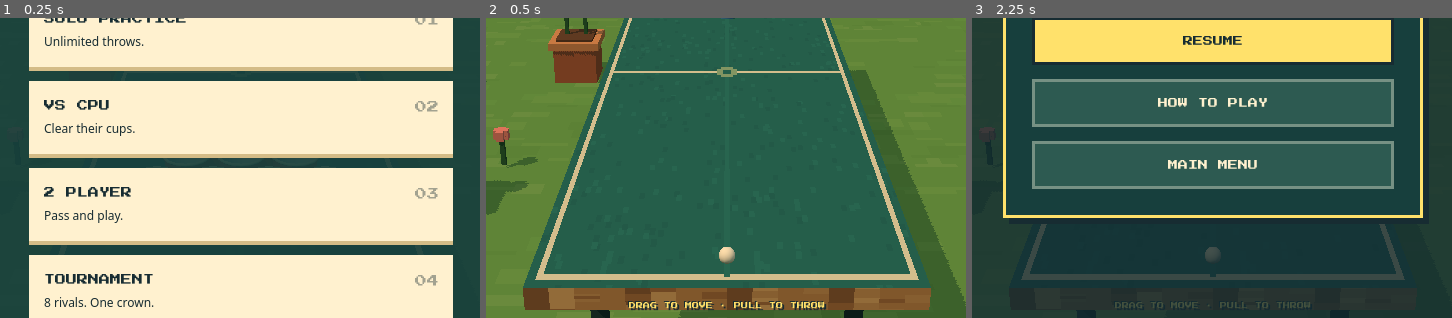
Above: before the commit, frames 1-3 (left to right).
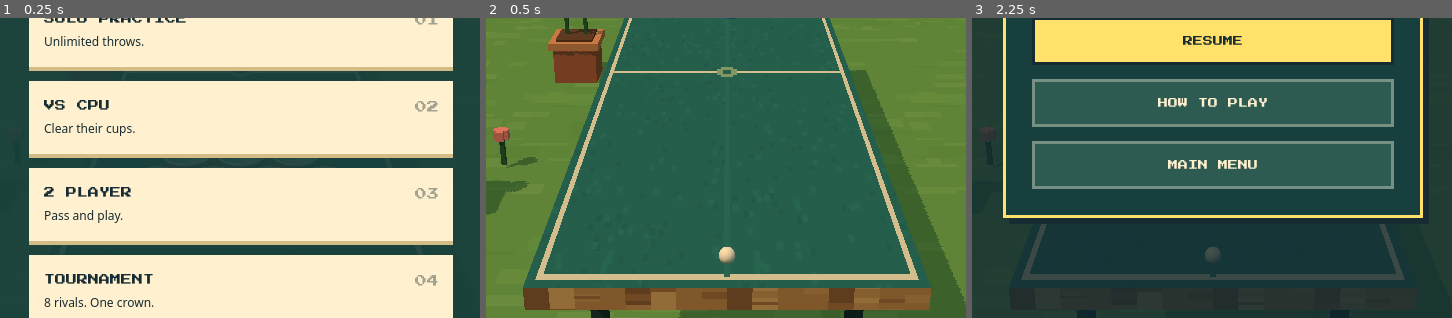
Above: after the commit, the same moments.

Repository: Ashe-Oro/backyard-games
Game: browser game, page beer-pong/index.html
Same seed, same stepped clock (60 frames per second), same inputs: the game is played once before the commit and once after it.
Inputs (mouse positions are % of the whole screen's width and height, from its top left):
- Up to frame 1 (0.25 s): no input
- Up to frame 2 (0.5 s): click "SOLO PRACTICE Unlimited throw…" at 0.27 s
- Up to frame 3 (2.25 s): move the mouse to (50, 60) at 1.07 s; tap Space at 1.1, 1.6, 2.1 s; move the mouse to (30, 40) at 1.67 s; click "Ⅱ PAUSE" at 2.02 s
The pictures show only the part of the screen within x 25-75%, y 41-91%; the shares and areas given below are measured in that part.

Frame 1 is identical in both runs. In frame 2, 0.8% of the frame differs, in the area x 29-71%, y 94-98%; in frame 3, 0.2%.

Commit message:
Remove gameplay drag and throw text hints

Diff:
--- a/beer-pong/game.js
+++ b/beer-pong/game.js
@@ -133,7 +133,7 @@
  $('pause-menu').textContent=state.tournament?'CIRCUIT':'MAIN MENU';$('result-menu').textContent=state.tournament?'CIRCUIT':'MAIN MENU';
  for(const [team,id]of [[0,'red'],[1,'blue']]){$(`${id}-count`).textContent=remaining(team);$(`${id}-pips`).innerHTML=Array.from({length:10},(_,i)=>`<i class="${i>=remaining(team)?'out':''}"></i>`).join('');}
  $('scoreboard').hidden=state.mode==='practice';$('practice-stats').hidden=state.mode!=='practice';$('practice-hits').textContent=`${state.hits[0]} / ${state.shots[0]}`;
- $('control-hint').hidden=state.phase!=='aim';$('shot-count').textContent=`${state.mode==='practice'?'':LABELS[state.turn]+' · '}THROW ${state.shots[state.turn]+(['aim','cpu','handoff'].includes(state.phase)?1:0)}`;
+ $('shot-count').textContent=`${state.mode==='practice'?'':LABELS[state.turn]+' · '}THROW ${state.shots[state.turn]+(['aim','cpu','handoff'].includes(state.phase)?1:0)}`;
  const canOffer=layoutsFor(remaining(1-state.turn)).length>0;
  $('rerack-button').hidden=state.reracksUsed[state.turn]||!['aim','flight','wait'].includes(state.phase)||state.mode==='cpu'&&state.turn===1;
  $('rerack-button').disabled=!humanReady()||!canOffer||!!drag;$('rerack-button').title=canOffer?'Choose a formation for the cups you’re shooting at':'Available with 6, 4, 3 or 2 target cups left';
@@ -285,9 +285,9 @@
  setPower(pull.power);showAim(origin,{x:origin.x+Math.sin(yaw)*length,y:origin.y-Math.cos(yaw)*length},true);
  const rect=wrap.getBoundingClientRect();$('pull-grip').setAttribute('cx',point.x-rect.left);$('pull-grip').setAttribute('cy',point.y-rect.top);
  for(const [key,value]of Object.entries({x1:origin.x-rect.left,y1:origin.y-rect.top,x2:point.x-rect.left,y2:point.y-rect.top}))$('pull-tether').setAttribute(key,value);
- $('control-hint').textContent=pull.power>0?'RELEASE · RETURN TO CANCEL':'RETURN TO BALL TO CANCEL';return pull;
-}
-function cancelPull(){drag=null;wrap.classList.remove('drag');$('swipe-feedback').classList.remove('show','pulling');$('control-hint').textContent='DRAG TO MOVE · PULL TO THROW';if(humanReady())setPower(0);}
+ return pull;
+}
+function cancelPull(){drag=null;wrap.classList.remove('drag');$('swipe-feedback').classList.remove('show','pulling');if(humanReady())setPower(0);}
 function ballScreen(x=releaseX(state.turn)){
  const p=new THREE.Vector3(x,RELEASE_Y,RELEASE_Z[state.turn]).project(camera),rect=wrap.getBoundingClientRect();
  return {x:rect.left+(p.x+1)*rect.width/2,y:rect.top+(1-p.y)*rect.height/2};
@@ -339,7 +339,7 @@
  if(event.button!==0||event.target.closest('button,a,input,label,dialog,#menu')||!humanReady()||drag)return;
  const point={x:event.clientX,y:event.clientY},p=ballScreen();
  if(Math.hypot(point.x-p.x,point.y-p.y)>Math.max(32,Math.abs(ballScreen(releaseX(state.turn)+BALL_R).x-p.x)+16))return;
- $('control-hint').hidden=false;$('swipe-feedback').classList.remove('show');drag={id:event.pointerId,mode:'pending',anchor:point,offset:point.x-p.x};
+ $('swipe-feedback').classList.remove('show');drag={id:event.pointerId,mode:'pending',anchor:point,offset:point.x-p.x};
  wrap.classList.add('drag');$('rerack-button').disabled=true;try{wrap.setPointerCapture(event.pointerId);}catch{}
 });
 wrap.addEventListener('pointermove',event=>{
@@ -357,7 +357,7 @@
  if(humanPointer?.id===event.pointerId){if(!humanPointer.swung)attemptHumanSwat({x:event.clientX,y:event.clientY});humanPointer=null;}
  if(!drag||event.pointerId!==drag.id)return;
  const pull=drag.mode==='pull'?pullAt({x:event.clientX,y:event.clientY}):null;
- drag=null;wrap.classList.remove('drag');$('swipe-feedback').classList.remove('pulling');$('control-hint').textContent='DRAG TO MOVE · PULL TO THROW';
+ drag=null;wrap.classList.remove('drag');$('swipe-feedback').classList.remove('pulling');
  if(!(pull&&pull.power>0&&humanReady()&&launchShot(pull.power,pull.slope))){cancelPull();updateHud();}
 });
 wrap.addEventListener('pointercancel',()=>{humanPointer=null;cancelPull();updateHud();});
--- a/beer-pong/index.html
+++ b/beer-pong/index.html
@@ -27,7 +27,7 @@
     <div id="rack-actions"><button id="rerack-button" class="pixel-button" disabled>RE-RACK</button><button id="refill" class="pixel-button" hidden>REFILL CUPS</button></div>
     <button id="swat-target" aria-label="Swat bouncing ball" title="Tap, click or press Space to swat" hidden></button>
     <span id="defense-hint" hidden></span>
-    <span id="control-hint">DRAG TO MOVE · PULL TO THROW</span>
+
     <span id="shot-count">THROW 1</span>
     <svg id="swipe-feedback" aria-hidden="true"><defs><marker id="swipe-tip" viewBox="0 0 10 10" refX="9" refY="5" mark …(667 unchanged characters)…
   </div>
--- a/beer-pong/style.css
+++ b/beer-pong/style.css
@@ -20,15 +20,15 @@
 @media(max-height:480px){.menu-card{width:min(660px,94vw);padding:16px 22px}.series-link{margin-bottom:8px}.eyebrow{mar …(884 unchanged characters)…
 @media(prefers-reduced-motion:reduce){#message,#swipe-feedback{transition:none}}
 
-#control-hint{position:absolute;bottom:62px;left:50%;transform:translateX(-50%);width:94%;text-align:center;font-size:7px;line-height:1.7;color:var(--gold)}
+
 #pull-grip,#pull-tether{display:none}#swipe-feedback.pulling #pull-grip,#swipe-feedback.pulling #pull-tether{display:block}
-@media(max-height:480px){#control-hint{bottom:12px;width:50%;font-size:6px}}
+
 
 #rerack-dialog{width:min(480px,94vw)}#rerack-options{display:grid;grid-template-columns:repeat(2,minmax(0,1fr));gap:10p …(498 unchanged characters)…
 @media(max-height:480px){#rerack-options button{min-height:95px}#rerack-options svg{height:52px}#rerack-dialog .eyebrow{font-size:6px}}
 
-@media(max-width:600px){#control-hint{bottom:110px}}
-@media(max-height:480px){#shot-count{bottom:62px;left:14px;transform:none}#control-hint{bottom:62px}}
+
+@media(max-height:480px){#shot-count{bottom:62px;left:14px;transform:none}}
 
 #swat-target{position:absolute;transform:translate(-50%,-50%);width:76px;height:76px;border:3px solid var(--gold);borde …(508 unchanged characters)…
 @media(max-width:600px){#swat-target{width:88px;height:88px}#defense-hint{bottom:110px;font-size:7px}}
--- a/cornhole/index.html
+++ b/cornhole/index.html
@@ -141,11 +141,11 @@
 }
 
 
-#control-hint[hidden]{display:none}
-#control-hint{position:absolute;bottom:65px;left:50%;transform:translateX(-50%);width:90%;text-align:center;font-size:7px;color:#ffe45e;line-height:1.7;pointer-events:none}
+
+
 
 #pull-grip,#pull-tether{display:none}#swipe-feedback.pulling #pull-grip,#swipe-feedback.pulling #pull-tether{display:block}
-@media(max-height:450px){#control-hint{bottom:62px;left:auto;right:14px;transform:none;width:32%;font-size:6px}}
+
 </style>
 <script type="importmap">{"imports":{"three":"https://cdn.jsdelivr.net/npm/three@0.170.0/build/three.module.min.js"}}</script>
 </head>
@@ -161,7 +161,7 @@
     <div id="title" class="ol"><h1>BACKYARD<br>CORNHOLE</h1><p>pull back · release · toss</p></div>
     <div id="turn" class="ol"></div>
     <div id="msg" class="ol"></div>
-    <div id="control-hint">DRAG TO MOVE · PULL TO THROW</div>
+
     <svg id="swipe-feedback" aria-hidden="true">
       <defs><marker id="swipe-tip" viewBox="0 0 10 10" refX="9" refY="5" markerWidth="5" markerHeight="5" orient="auto"><path id="swipe-tip-fill" data-power-tip d="M 1 1 L 9 5 L 1 9 L 3 5 Z" fill="#ffe45e" stroke="#2b1a2e" stroke-width="1"/></marker></defs>
       <line id="pull-tether" stroke="#fff4dc" stroke-width="2" stroke-dasharray="5 5"/><circle id="pull-grip" data-power-grip r="11" fill="#ffe45e" stroke="#2b1a2e" stroke-width="3"/>
@@ -691,7 +691,7 @@
   if(M.practice){const n=M.practiceStats;ui.inn.textContent='SOLO PRACTICE';ui.goal.textContent=`${n.in} IN · ${n.on} ON BOARD\n${n.throws ? Math.round((n.in+n.on)/n.throws*100):0}% HIT · ${n.throws} THROWS`;}
   $('setup').textContent = arcNames[M.arc];
   document.querySelectorAll('[data-side]').forEach(b=>b.setAttribute('aria-pressed',String(b.dataset.side===M.side[t])));
-  $('control-hint').hidden=!humanTurn();
+
 }
 function hint() {}
 let msgTimer;
@@ -970,17 +970,17 @@
  const max=Math.max(36,Math.min(150,Math.min(r.width,r.height)*.22,r.bottom-drag.anchor.y-24));
  return {power:clamp((dy-10)/(max-10),0,1),aim:clamp(Math.atan(-dx/Math.max(24,dy))*.65,-AIM_MAX,AIM_MAX)};
 }
-function cancelPull(){drag=null;wrap.classList.remove('drag');$('swipe-feedback').classList.remove('shown','pulling');$('control-hint').textContent='DRAG TO MOVE · PULL TO THROW';}
+function cancelPull(){drag=null;wrap.classList.remove('drag');$('swipe-feedback').classList.remove('shown','pulling');}
 function updatePull(point){const pull=pullAt(point),origin=bagScreen(),yaw=baseYaw(releaseX(thrower()))+pull.aim,length=powerArrowLength(physicalPower(pull.power));M.aim=pull.aim;setMeter(pull.power);
  showAim(origin,{x:origin.x+Math.sin(yaw)*length,y:origin.y-Math.cos(yaw)*length},true);const r=wrap.getBoundingClientRect();
  $('pull-grip').setAttribute('cx',point.x-r.left);$('pull-grip').setAttribute('cy',point.y-r.top);
  for(const [key,val]of Object.entries({x1:origin.x-r.left,y1:origin.y-r.top,x2:point.x-r.left,y2:point.y-r.top}))$('pull-tether').setAttribute(key,val);
- $('control-hint').textContent=pull.power>0?'RELEASE · RETURN TO CANCEL':'RETURN TO BAG TO CANCEL';
+
 }
 wrap.addEventListener('pointerdown',e=>{
  if(e.button!==0||drag||e.target.closest('#bag-drawer,button,dialog,a')||!ui.panel.hidden||!humanTurn())return;
  const p=bagScreen(),point={x:e.clientX,y:e.clientY};if(Math.hypot(point.x-p.x,point.y-p.y)>Math.max(34,Math.abs(bagScreen(releaseX(thrower())+BAG*.6).x-p.x)+12))return;
- $('control-hint').hidden=false;$('swipe-feedback').classList.remove('shown');drag={id:e.pointerId,mode:'pending',anchor:point,offset:point.x-p.x};wrap.classList.add('drag');try{wrap.setPointerCapture(e.pointerId);}catch{}
+ $('swipe-feedback').classList.remove('shown');drag={id:e.pointerId,mode:'pending',anchor:point,offset:point.x-p.x};wrap.classList.add('drag');try{wrap.setPointerCapture(e.pointerId);}catch{}
 });
 wrap.addEventListener('pointermove',e=>{
  if(!drag||e.pointerId!==drag.id)return;const point={x:e.clientX,y:e.clientY},dx=point.x-drag.anchor.x,dy=point.y-drag.anchor.y;
@@ -992,7 +992,7 @@
  if(drag.mode==='pull')updatePull(point);
 });
 wrap.addEventListener('pointerup',e=>{
- if(!drag||e.pointerId!==drag.id)return;const pull=drag.mode==='pull'?pullAt({x:e.clientX,y:e.clientY}):null;drag=null;wrap.classList.remove('drag');$('swipe-feedback').classList.remove('pulling');$('control-hint').textContent='DRAG TO MOVE · PULL TO THROW';
+ if(!drag||e.pointerId!==drag.id)return;const pull=drag.mode==='pull'?pullAt({x:e.clientX,y:e.clientY}):null;drag=null;wrap.classList.remove('drag');$('swipe-feedback').classList.remove('pulling');
  if(pull&&pull.power>0&&humanTurn()){M.aim=pull.aim;throwBag(pull.power);}else{M.aim=0;cancelPull();}
 });
 wrap.addEventListener('pointercancel',cancelPull);addEventListener('blur',cancelPull);addEventListener('resize',cancelPull);
--- a/ladder-golf/index.html
+++ b/ladder-golf/index.html
@@ -1,5 +1,5 @@
 <!doctype html><html lang="en"><head><meta charset="utf-8"><meta name="viewport" content="width=device-width,initial-sc …(620 unchanged characters)…
-<body data-game="ladder-golf"><main id="game"><div id="hud"  …(427 unchanged characters)… ><div id="message" role="status"></div><p id="control-hint">DRAG · PULL · RELEASE</p><button id="clear" hidden>CLEAR TARGET</b …(768 unchanged characters)…
+<body data-game="ladder-golf"><main id="game"><div id="hud"  …(427 unchanged characters)… ><div id="message" role="status"></div><button id="clear" hidden>CLEAR TARGET</b …(768 unchanged characters)…
 <section id="menu" class="card"><a class="home-link" href="/">← ALL BACKYARD GAMES</a><p class="tag">Wrap the rungs.</p …(447 unchanged characters)…
 <dialog id="rules" class="card"><h2>How to play</h2><p>Drag sideways to line up.<br>Pull down for power; diagonally to  …(216 unchanged characters)…
 <dialog id="pause" class="card"><h2>Paused</h2><button id="resume">RESUME</button><button id="pause-rules" class="secondary">HOW TO PLAY</button><button id="pause-menu" class="secondary">MAIN MENU</button></dialog>
--- a/lawn-darts/index.html
+++ b/lawn-darts/index.html
@@ -1,5 +1,5 @@
 <!doctype html><html lang="en"><head><meta charset="utf-8"><meta name="viewport" content="width=device-width,initial-sc …(618 unchanged characters)…
-<body data-game="lawn-darts"><main id="game"><div id="hud" h …(426 unchanged characters)… ><div id="message" role="status"></div><p id="control-hint">DRAG · PULL · RELEASE</p><button id="clear" hidden>CLEAR TARGET</b …(768 unchanged characters)…
+<body data-game="lawn-darts"><main id="game"><div id="hud" h …(426 unchanged characters)… ><div id="message" role="status"></div><button id="clear" hidden>CLEAR TARGET</b …(768 unchanged characters)…
 <section id="menu" class="card"><a class="home-link" href="/">← ALL BACKYARD GAMES</a><p class="tag">Hit the ring.</p>< …(444 unchanged characters)…
 <dialog id="rules" class="card"><h2>How to play</h2><p>Drag sideways to line up.<br>Pull down for power; diagonally to  …(216 unchanged characters)…
 <dialog id="pause" class="card"><h2>Paused</h2><button id="resume">RESUME</button><button id="pause-rules" class="secondary">HOW TO PLAY</button><button id="pause-menu" class="secondary">MAIN MENU</button></dialog>
--- a/washers/index.html
+++ b/washers/index.html
@@ -1,5 +1,5 @@
 <!doctype html><html lang="en"><head><meta charset="utf-8"><meta name="viewport" content="width=device-width,initial-sc …(612 unchanged characters)…
-<body data-game="washers"><main id="game"><div id="hud" hidd …(423 unchanged characters)… ><div id="message" role="status"></div><p id="control-hint">DRAG · PULL · RELEASE</p><button id="clear" hidden>CLEAR TARGET</b …(768 unchanged characters)…
+<body data-game="washers"><main id="game"><div id="hud" hidd …(423 unchanged characters)… ><div id="message" role="status"></div><button id="clear" hidden>CLEAR TARGET</b …(768 unchanged characters)…
 <section id="menu" class="card"><a class="home-link" href="/">← ALL BACKYARD GAMES</a><p class="tag">Find the cup.</p>< …(441 unchanged characters)…
 <dialog id="rules" class="card"><h2>How to play</h2><p>Drag sideways to line up.<br>Pull down for power; diagonally to  …(216 unchanged characters)…
 <dialog id="pause" class="card"><h2>Paused</h2><button id="resume">RESUME</button><button id="pause-rules" class="secondary">HOW TO PLAY</button><button id="pause-menu" class="secondary">MAIN MENU</button></dialog>
--- a/yard-games/engine.js
+++ b/yard-games/engine.js
@@ -53,7 +53,7 @@
  $('mode-label').textContent=state.mode==='practice'?'SOLO PRACTICE':state.mode==='cpu'?'VS CPU':'2 PLAYER';$('turn-lab …(225 unchanged characters)…
  $('red-score').textContent=state.scores[0];$('blue-score').textContent=state.scores[1];for(const [t,id]of [[0,'red-pips'],[1,'blue-pips']])$(id).textContent=Array.from({length:cfg.count},(_,i)=>i<state.counts[t]?'□':'■').join(' ');
  $('scoreboard').hidden=state.mode==='practice';$('practice-stats').hidden=state.mode!=='practice';$('practice-stats').textContent=`${state.stats.points} POINTS\n${state.stats.throws} THROWS`;$('clear').hidden=state.mode!=='practice';$('clear').disabled=!ready()||!shots.length;
- $('control-hint').hidden=!ready();
+
 }
 function startMatch(mode='practice',first=0){if(!['practice','cpu','two'].includes(mode))return;closeDialogs();cancel() …(365 unchanged characters)…
 function showMenu(){closeDialogs();cancel();clearShots();state.phase='menu';state.paused=false;$('menu').hidden=false;$('hud').hidden=true;held.visible=false;}
@@ -94,11 +94,11 @@
 function cpu(){let x=0,y=kind==='ladder-golf'?RUNG_Y[Math.random()*3|0]:kind==='washers'?.22:.04;if(kind==='lawn-darts')x=(Math.random()-.5)*.45;else x=(Math.random()-.5)*.15;const p=powerFor(x,y)+(Math.random()-.5)*.035;const yaw=Math.atan2(x-rx(),cfg.distance);throwWith(p,Math.tan(yaw/.65));}
 function drawAim(from,to,pulling=false){const svg=$('aim'),r=wrap.getBoundingClientRect();clearTimeout(feedbackTimer);s …(417 unchanged characters)…
 function pullAt(point){const r=wrap.getBoundingClientRect(),dy=Math.max(0,point.y-drag.anchor.y),dx=point.x-drag.anchor.x,max=Math.max(36,Math.min(150,Math.min(r.width,r.height)*.22,r.bottom-drag.anchor.y-24));return {power:clamp((dy-10)/(max-10),0,1),slope:-dx/Math.max(24,dy)};}
-function cancel(){drag=null;wrap.classList.remove('drag');$('aim').classList.remove('show','pulling');$('control-hint').textContent='DRAG · PULL · RELEASE';}
-function updatePull(point){const p=pullAt(point),origin=scre …(422 unchanged characters)… p}))$('tether').setAttribute(key,value);$('control-hint').textContent=p.power>0?'RELEASE · RETURN TO CANCEL':'RETURN TO START TO CANCEL';}
-wrap.addEventListener('pointerdown',e=>{if(e.button!==0||dra …(177 unchanged characters)… h.abs(screen(rx()+.1).x-p.x)))return;$('control-hint').hidden=false;$('aim').classList.remove('show');drag={id: …(138 unchanged characters)…
+function cancel(){drag=null;wrap.classList.remove('drag');$('aim').classList.remove('show','pulling');}
+function updatePull(point){const p=pullAt(point),origin=scre …(422 unchanged characters)… p}))$('tether').setAttribute(key,value);}
+wrap.addEventListener('pointerdown',e=>{if(e.button!==0||dra …(177 unchanged characters)… h.abs(screen(rx()+.1).x-p.x)))return;$('aim').classList.remove('show');drag={id: …(138 unchanged characters)…
 wrap.addEventListener('pointermove',e=>{if(!drag||e.pointerId!==drag.id)return;const point={x:e.clientX,y:e.clientY},dx …(557 unchanged characters)…
-wrap.addEventListener('pointerup',e=>{if(!drag||e.pointerId! …(120 unchanged characters)… ');$('aim').classList.remove('pulling');$('control-hint').textContent='DRAG · PULL · RELEASE';if(!(p&&p.power>0&&ready()&&throwWith(p.power,p.slope)))cancel();});
+wrap.addEventListener('pointerup',e=>{if(!drag||e.pointerId! …(120 unchanged characters)… ');$('aim').classList.remove('pulling');if(!(p&&p.power>0&&ready()&&throwWith(p.power,p.slope)))cancel();});
 wrap.addEventListener('pointercancel',cancel);addEventListener('blur',cancel);
 function pause(){if(state.phase==='menu'||state.paused||document.querySelector('dialog[open]'))return;cancel();state.paused=true;$('pause').showModal();}
 function resume(){state.paused=false;$('pause').close();hud();}
--- a/yard-games/style.css
+++ b/yard-games/style.css
@@ -1,3 +1,3 @@
-:root{--ink:#172c32;--cream:#fff1cf;--gold:#ffe16b;--red:#ff …(1574 unchanged characters)… sition:absolute;right:12px;bottom:14px}#control-hint{position:absolute;bottom:64px;width:92%;left:4%;text-align:center;color:var(--gold);font-size:7px;margin:0}#message{position:absolute;left:8%;right: …(1759 unchanged characters)…
-@media(max-width:600px){.heading{left:33%;right:12px;text-align:right}.heading strong{font-size:9px}.heading>span{font-size:7px}#control-hint{bottom:70px;font-size:6px}.card{padding:20px}#practice-stats{font-size:7px}#scoreboard{font-size:8px}#scoreboard strong{font-size:26px}}
-@media(max-height:450px){.card{padding:16px 20px;width:min(6 …(350 unchanged characters)… #practice-stats{top:65px;font-size:7px}#control-hint{left:auto;right:12px;width:32%;font-size:6px}#message{top:27%;font-size:15px}}
+:root{--ink:#172c32;--cream:#fff1cf;--gold:#ffe16b;--red:#ff …(1574 unchanged characters)… sition:absolute;right:12px;bottom:14px}#message{position:absolute;left:8%;right: …(1759 unchanged characters)…
+@media(max-width:600px){.heading{left:33%;right:12px;text-align:right}.heading strong{font-size:9px}.heading>span{font-size:7px}.card{padding:20px}#practice-stats{font-size:7px}#scoreboard{font-size:8px}#scoreboard strong{font-size:26px}}
+@media(max-height:450px){.card{padding:16px 20px;width:min(6 …(350 unchanged characters)… #practice-stats{top:65px;font-size:7px}#message{top:27%;font-size:15px}}
